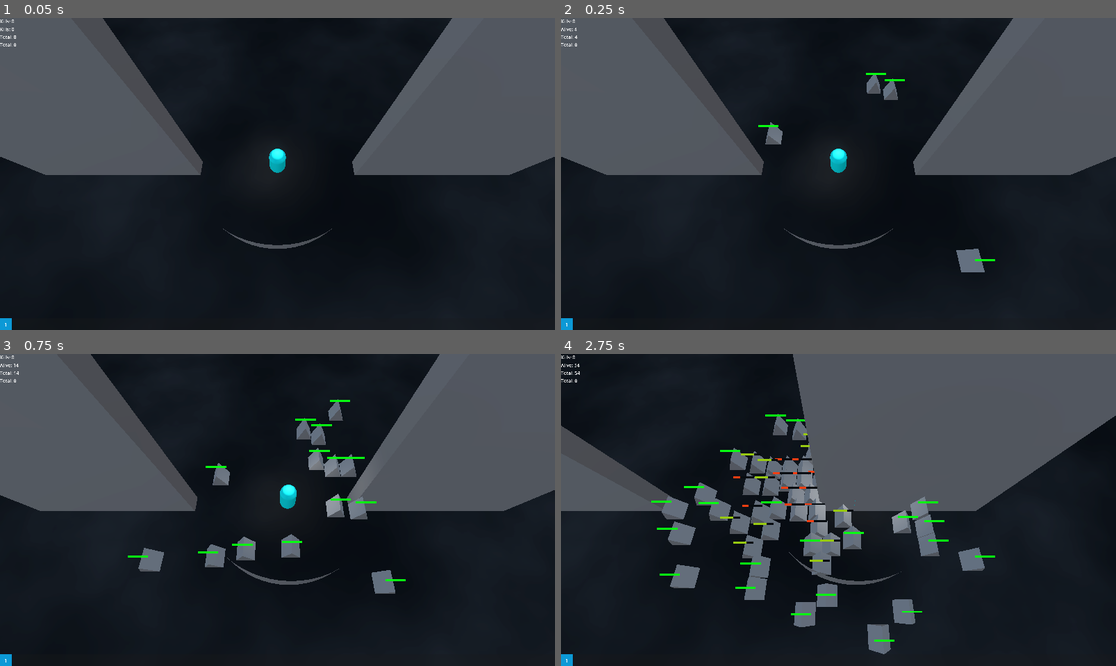
Above: before the commit, frames 1-4 (two rows, left to right).
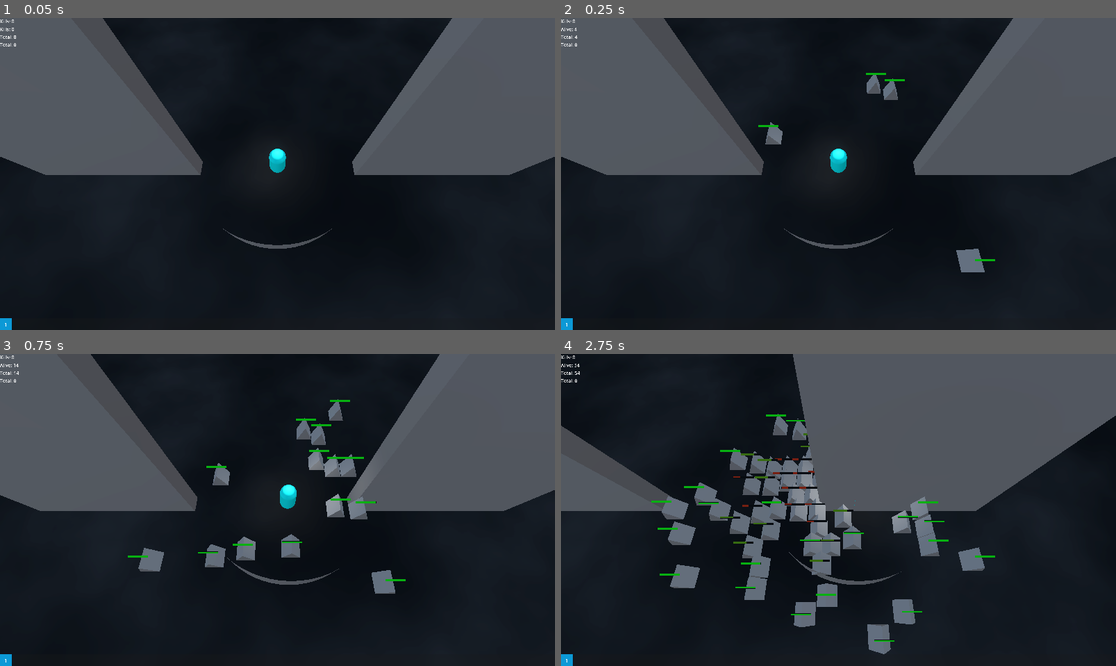
Above: after the commit, the same moments.

Repository: partkyle/GodotProjects
Game: Godot game, scene res://main.tscn
The game is run twice, just before and just after one commit, with the same random seed, the same clock (stepped at 60 frames per second) and the same inputs. The engine's default icon, where the game draws it, is replaced by a stand-in: a white triangle on a blue panel in a dark square.
Inputs (mouse positions are in pixels of both pictures, inside the frame that each line leads up to):
- Up to frame 1 (0.05 s): no input
- Up to frame 2 (0.25 s): no input
- Up to frame 3 (0.75 s): tap Enter (ui_accept) at 0.5 s; move the mouse to (399, 494) at 0.52 s; hold D (move_right) from 0.53 s (still down); hold F from 0.53 s (still down); click (399, 494) at 0.67 s
- Up to frame 4 (2.75 s): tap Enter (ui_accept) at 0.77 s; release D (move_right) at 1.25 s; release F at 1.25 s; drag from (727, 525) to (810, 572) at 1.27 s; move the mouse to (894, 441) at 2.02 s; hold D (move_right) from 2.03 s (still down); hold F from 2.03 s (still down)

Frame 1 is identical in both runs. In frame 2, 0.1% of the frame differs, in the area x 35-79%, y 17-78%; in frame 3, 0.3%; in frame 4, 0.8%, in the area x 16-79%, y 19-93%.

Commit message:
move healthbar to scene and add a border option

Diff:
--- a/RetroSurvivor/HealthBar.gd
+++ b/RetroSurvivor/HealthBar.gd
@@ -9,4 +9,4 @@
 		set_health_percent(health_percent)
 
 func set_health_percent(percent: float):
-	mesh.material_override.set_shader_parameter('health_percent', percent)
+	mesh.material_override.set_shader_parameter('fillPercent', percent)
--- a/RetroSurvivor/enemy.tscn
+++ b/RetroSurvivor/enemy.tscn
@@ -1,24 +1,12 @@
-[gd_scene load_steps=9 format=3 uid="uid://catxiq3pmdnu3"]
+[gd_scene load_steps=6 format=3 uid="uid://catxiq3pmdnu3"]
 
 [ext_resource type="Script" path="res://enemy.gd" id="1_fpeth"]
 [ext_resource type="Material" uid="uid://dsqbuxvv5ubi5" path="res://shaders/enemy_shader.tres" id="2_qj4md"]
-[ext_resource type="Script" path="res://HealthBar.gd" id="3_o40gu"]
-[ext_resource type="Shader" path="res://shaders/healthbar.gdshader" id="4_p6ens"]
+[ext_resource type="PackedScene" uid="uid://dyx8vgqy8667j" path="res://health_bar.tscn" id="3_grssf"]
 
 [sub_resource type="PrismMesh" id="PrismMesh_ojv4n"]
 
 [sub_resource type="BoxShape3D" id="BoxShape3D_d5r3c"]
-
-[sub_resource type="ShaderMaterial" id="ShaderMaterial_6jkei"]
-resource_local_to_scene = true
-render_priority = 0
-shader = ExtResource("4_p6ens")
-shader_parameter/health_percent = 1.0
-shader_parameter/healthy_color = Color(0, 1, 0, 1)
-shader_parameter/injured_color = Color(1, 0, 0, 1)
-
-[sub_resource type="QuadMesh" id="QuadMesh_3dr3f"]
-size = Vector2(0.1, 0.01)
 
 [node name="Enemy" type="CharacterBody3D"]
 collision_layer = 6
@@ -34,14 +22,8 @@
 transform = Transform3D(1, 0, 0, 0, 1, 0, 0, 0, 1, 0, 1.5, 0)
 shape = SubResource("BoxShape3D_d5r3c")
 
-[node name="HealthBar" type="Node3D" parent="."]
+[node name="HealthBar" parent="." instance=ExtResource("3_grssf")]
 transform = Transform3D(1, 0, 0, 0, 1, 0, 0, 0, 1, 0, 2.25, 0)
-script = ExtResource("3_o40gu")
-
-[node name="MeshInstance3D" type="MeshInstance3D" parent="HealthBar"]
-material_override = SubResource("ShaderMaterial_6jkei")
-cast_shadow = 0
-mesh = SubResource("QuadMesh_3dr3f")
 
 [node name="DamageNotifierPosition" type="Node3D" parent="."]
 transform = Transform3D(1, 0, 0, 0, 1, 0, 0, 0, 1, 0, 2.61665, 0)
--- /dev/null
+++ b/RetroSurvivor/health_bar.tscn
@@ -0,0 +1,25 @@
+[gd_scene load_steps=5 format=3 uid="uid://dyx8vgqy8667j"]
+
+[ext_resource type="Script" path="res://HealthBar.gd" id="1_k5g78"]
+[ext_resource type="Shader" path="res://shaders/healthbar.gdshader" id="2_ce41x"]
+
+[sub_resource type="ShaderMaterial" id="ShaderMaterial_6jkei"]
+resource_local_to_scene = true
+render_priority = 0
+shader = ExtResource("2_ce41x")
+shader_parameter/fillPercent = 1.0
+shader_parameter/borderSize = 0.1
+shader_parameter/aspectRatio = Vector2(10, 1)
+shader_parameter/healthyColor = Color(0, 0.482353, 0, 1)
+shader_parameter/injuredColor = Color(0.384314, 0, 0, 1)
+
+[sub_resource type="QuadMesh" id="QuadMesh_3dr3f"]
+size = Vector2(0.1, 0.01)
+
+[node name="HealthBar" type="Node3D"]
+script = ExtResource("1_k5g78")
+
+[node name="MeshInstance3D" type="MeshInstance3D" parent="."]
+material_override = SubResource("ShaderMaterial_6jkei")
+cast_shadow = 0
+mesh = SubResource("QuadMesh_3dr3f")
--- a/RetroSurvivor/shaders/healthbar.gdshader
+++ b/RetroSurvivor/shaders/healthbar.gdshader
@@ -1,10 +1,19 @@
 shader_type spatial;
 
-uniform float health_percent : hint_range(0.0, 1.0, 0.01) = 1.0;
+uniform float fillPercent : hint_range(0.0, 1.0, 0.01) = 1.0;
+uniform float borderSize : hint_range(0.0, 0.5, 0.1) = 0.1;
+uniform vec2 aspectRatio = vec2(1.0);
 
-uniform vec3 healthy_color : source_color = vec3(0.0, 1.0, 0.0);
-uniform vec3 injured_color : source_color = vec3(1.0, 0.0, 0.0);
+uniform vec3 healthyColor : source_color = vec3(0.0, 1.0, 0.0);
+uniform vec3 injuredColor : source_color = vec3(1.0, 0.0, 0.0);
 
+
+float sdRect(vec2 p, vec2 sz) {
+  vec2 d = abs(p) - sz;
+  float outside = length(max(d, 0.));
+  float inside = min(max(d.x, d.y), 0.);
+  return outside + inside;
+}
 
 void vertex() {
     mat4 modified_model_view = VIEW_MATRIX * mat4(
@@ -32,10 +41,16 @@
 }
 
 void fragment() {
+	// calculate the border using a SDF of a rectangle
+	// we want a full rectangle, minus the width of the border, normalized by aspect ratio
+	vec2 rectSize = vec2(1.0) - vec2(borderSize, borderSize) / aspectRatio;
+	// offset rect to the center
+	float offset = 0.5;
+	float rect = sdRect(UV - offset, rectSize * 0.5);
+	float borderMask = 1.0 - step(0.0, rect);
+
 	float xval = UV.x;
-	float injured_percent = 1.0 - health_percent;
-	//vec3 color = step(0.01, xval) * vec3(0.0) + step(xval, 0.99) * (step(injured_percent, 1.0-xval) * mix(healthy_color, injured_color, injured_percent * 1.25)) + step(0.99, xval) * vec3(0.0);
-	//ALBEDO = color;
-	ALBEDO = step(injured_percent, 1.0-xval) * mix(healthy_color, injured_color, injured_percent * 1.25);
+	float injured_percent = 1.0 - fillPercent;
+	ALBEDO = step(injured_percent, 1.0-xval) * mix(healthyColor, injuredColor, injured_percent * 1.25) * borderMask;
 	EMISSION = ALBEDO;
 }
Not shown, changed: RetroSurvivor/TODO.md
